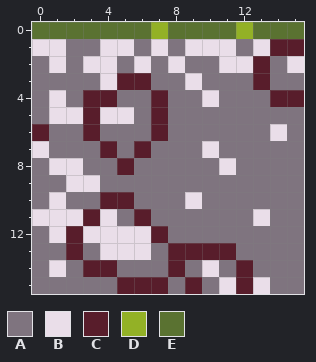
Two states of a pixel-art sprite, images/piso ci6.png. Above, as it was before the edit.
The file is 16x16 pixels.
Palette (. is transparent): A #7f747f  B #eadee9  C #581d2b  D #93b126  E #5a7231
Pixels before, first column x 0:
 0 EEEEEEEDEEEEDEEE
 1 BBAABBABABBBABCC
 2 ABABBABABAABBCAB
 3 AAAABCCAABAAACAA
 4 ABACCAACAABAAACC
 5 ABBCBBACAAAAAAAA
 6 CAACAAACAAAAAABA
 7 BAAACACAAABAAAAA
 8 ABBAACAAAAABAAAA
 9 AABBAAAAAAAAAAAA
10 ABAACCAAABAAAAAA
11 BBBCBACAAAAAABAA
12 ABCBBBBCAAAAAAAA
13 AACABBBACCCCAAAA
14 ABACCAAACABACAAA
15 AAAAACCCACABCBAA
The result:
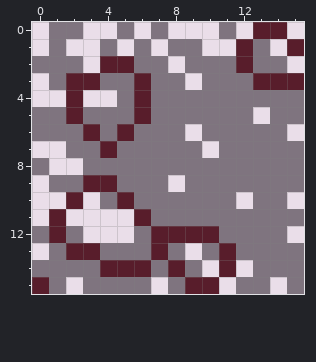
Edits made:
{"y":0,"x":0,"old":"EEEEEEEDEEEEDEEE","new":"BAABBABABBBABCCB"}
{"y":1,"x":1,"old":"BAAB","new":"ABBA"}
{"y":1,"x":9,"old":"B","new":"A"}
{"y":1,"x":12,"old":"ABC","new":"CAB"}
{"y":2,"x":1,"old":"B","new":"A"}
{"y":2,"x":4,"old":"BAB","new":"CCA"}
{"y":2,"x":11,"old":"BBC","new":"ACA"}
{"y":3,"x":0,"old":"A","new":"B"}
{"y":3,"x":2,"old":"AABC","new":"CCAA"}
{"y":3,"x":14,"old":"AA","new":"CC"}
{"y":4,"x":0,"old":"A","new":"B"}
{"y":4,"x":2,"old":"ACC","new":"CBB"}
{"y":4,"x":6,"old":"AC","new":"CA"}
{"y":4,"x":10,"old":"B","new":"A"}
{"y":4,"x":14,"old":"CC","new":"AA"}
{"y":5,"x":1,"old":"BBCBBAC","new":"ACAAACA"}
{"y":5,"x":13,"old":"A","new":"B"}
{"y":6,"x":0,"old":"C","new":"A"}
{"y":6,"x":5,"old":"A","new":"C"}
{"y":6,"x":7,"old":"C","new":"A"}
{"y":6,"x":9,"old":"A","new":"B"}
{"y":6,"x":14,"old":"BA","new":"AB"}
{"y":7,"x":1,"old":"A","new":"B"}
{"y":7,"x":6,"old":"C","new":"A"}
{"y":8,"x":5,"old":"C","new":"A"}
{"y":8,"x":11,"old":"B","new":"A"}
{"y":9,"x":0,"old":"A","new":"B"}
{"y":9,"x":2,"old":"BBA","new":"ACC"}
{"y":9,"x":8,"old":"A","new":"B"}
{"y":10,"x":0,"old":"A","new":"B"}
{"y":10,"x":2,"old":"AAC","new":"CBA"}
{"y":10,"x":9,"old":"B","new":"A"}
{"y":10,"x":12,"old":"A","new":"B"}
{"y":10,"x":15,"old":"A","new":"B"}
{"y":11,"x":1,"old":"B","new":"C"}
{"y":11,"x":3,"old":"C","new":"B"}
{"y":11,"x":5,"old":"A","new":"B"}
{"y":11,"x":13,"old":"B","new":"A"}
{"y":12,"x":1,"old":"BC","new":"CA"}
{"y":12,"x":6,"old":"B","new":"A"}
{"y":12,"x":8,"old":"AAA","new":"CCC"}
{"y":12,"x":15,"old":"A","new":"B"}
{"y":13,"x":0,"old":"A","new":"B"}
{"y":13,"x":3,"old":"ABBBACCC","new":"CAAACABA"}
{"y":14,"x":1,"old":"B","new":"A"}
{"y":14,"x":3,"old":"C","new":"A"}
{"y":14,"x":5,"old":"AA","new":"CC"}
{"y":14,"x":11,"old":"AC","new":"CB"}
{"y":15,"x":0,"old":"A","new":"C"}
{"y":15,"x":2,"old":"A","new":"B"}
{"y":15,"x":5,"old":"CCC","new":"AAB"}
{"y":15,"x":10,"old":"A","new":"C"}
{"y":15,"x":12,"old":"CBA","new":"AAB"}
{"label":"changed","picture_box":[32,22,304,294]}
